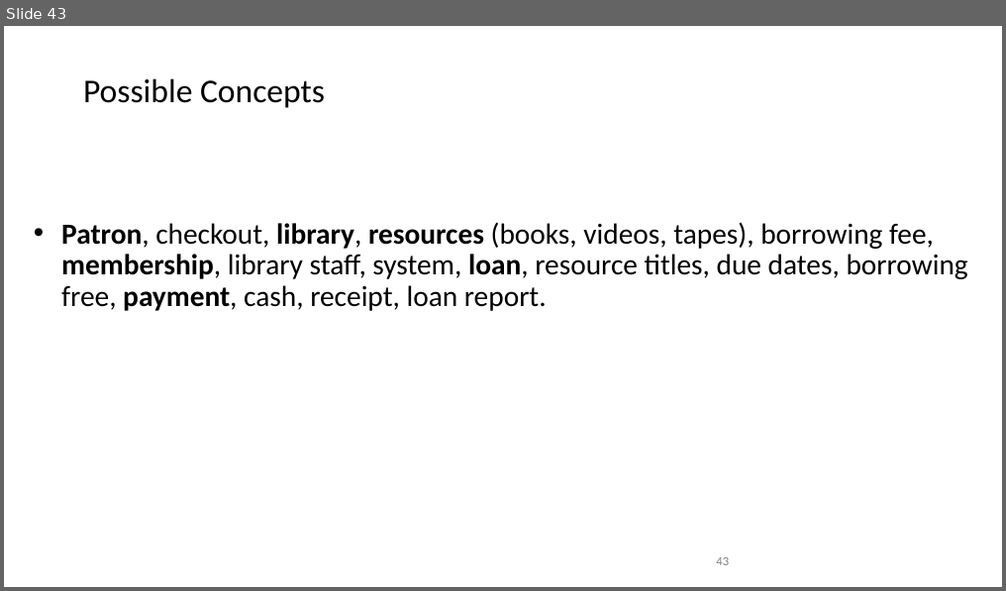
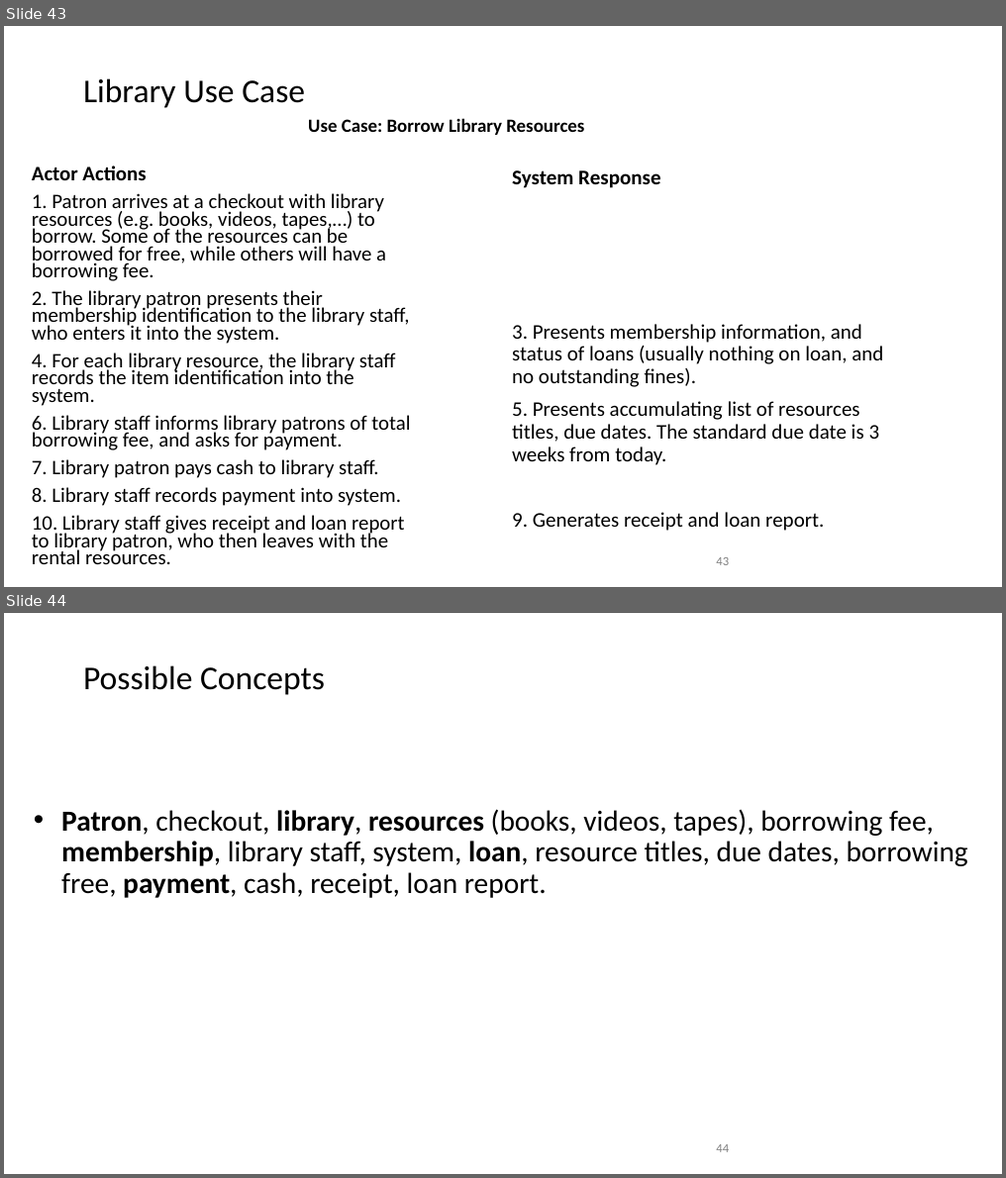
Before and after one commit to kthanasi-git/SW_Engineering, a slide deck: SOFTWARE ENGINEERING/SLIDES/5- Domain Models.pptx. Shown one above the other, each under a label of ours: slide 43 before the commit, slides 43 and 44 after it. The pictures are 1006x591 and 1006x1178 pixels, drawn with LibreOffice and Linux fonts; fonts in the diff are those of the drawing. Boxes give left, top, right and bottom in pixels: in the first picture for what was removed or moved away, otherwise in the second. Text is boxed around its words. In the diff, an @@ line names an element or a change of style, - is before the commit and + after.

```diff
--- a/SOFTWARE ENGINEERING/SLIDES/5- Domain Models.pptx
+++ b/SOFTWARE ENGINEERING/SLIDES/5- Domain Models.pptx
@@ slide 43 added at <box>4,26,1002,587</box>, background #FFFFFF @@
@@ title added at <box>83,78,305,108</box>, 32 pt, text #000000 @@
+Library Use Case
@@ text added at <box>308,118,584,135</box>, 18 pt, text #000000, bold @@
+Use Case: Borrow Library Resources
@@ text added at <box>32,166,410,565</box>, 19.8 pt, text #000000 @@
+Actor Actions
+1. Patron arrives at a checkout with library resources (e.g. books, videos, tapes,…) to borrow. Some of the resources can be borrowed for free, while others will have a borrowing fee.
+2. The library patron presents their membership identification to the library staff, who enters it into the system.
+4. For each library resource, the library staff records the item identification into the system.
+6. Library staff informs library patrons of total borrowing fee, and asks for payment.
+7. Library patron pays cash to library staff.
+8. Library staff records payment into system.
+10. Library staff gives receipt and loan report to library patron, who then leaves with the rental resources.
@@ text added at <box>512,171,883,531</box>, 20 pt, text #000000 @@
+System Response
+3. Presents membership information, and status of loans (usually nothing on loan, and no outstanding fines).
+5. Presents accumulating list of resources titles, due dates. The standard due date is 3 weeks from today.
+9. Generates receipt and loan report.
@@ page number added at <box>716,558,729,566</box>, 12 pt, text #808080 @@
+43
@@ what was slide 43 is now slide 44 @@
@@ page number at <box>716,1145,729,1153</box>: text changed @@
-43
+44
```
Also in this commit, not shown: 1 slide changed, 2 other files.
